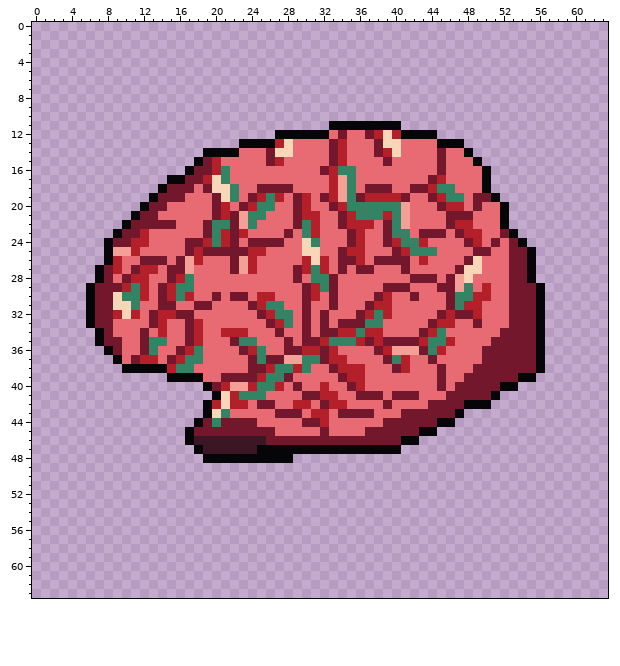
Two versions of one pixel-art file, HealthIndicator/Assets/main.aseprite. Above is the file before it was changed.
64x64 pixels, 1 frame.
After the commit:
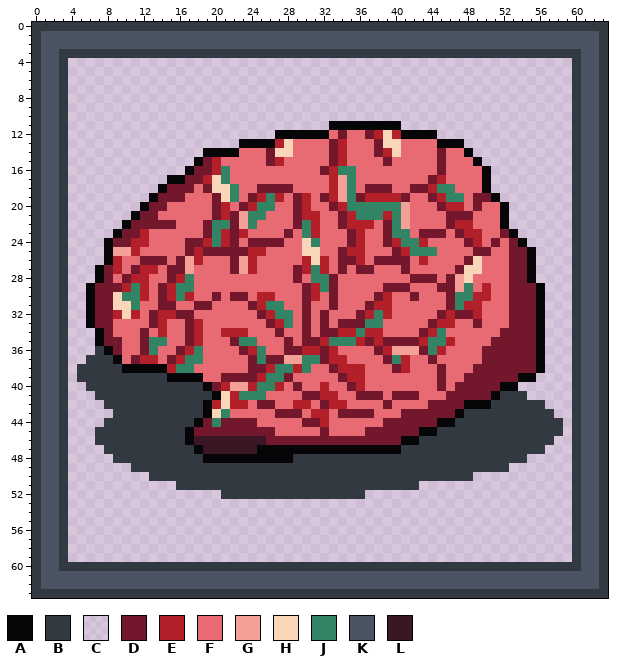
Palette (. is transparent): A #060608  B #333941  C #ffffff55  D #73172d  E #b4202a  F #e86a73  G #f5a097  H #fad6b8  J #328464  K #4a5462  L #3b1725
Difference:
layer "border" now shown
Changed rows in their new state; - is an unchanged pixel.
first column x 0:
 0 BBBBBBBBBBBBBBBBBBBBBBBBBBBBBBBBBBBBBBBBBBBBBBBBBBBBBBBBBBBBBBBB
 1 BKKKKKKKKKKKKKKKKKKKKKKKKKKKKKKKKKKKKKKKKKKKKKKKKKKKKKKKKKKKKKKB
 2 BKKKKKKKKKKKKKKKKKKKKKKKKKKKKKKKKKKKKKKKKKKKKKKKKKKKKKKKKKKKKKKB
 3 BKKBBBBBBBBBBBBBBBBBBBBBBBBBBBBBBBBBBBBBBBBBBBBBBBBBBBBBBBBBBKKB
 4 BKKBCCCCCCCCCCCCCCCCCCCCCCCCCCCCCCCCCCCCCCCCCCCCCCCCCCCCCCCCBKKB
 5 BKKBCCCCCCCCCCCCCCCCCCCCCCCCCCCCCCCCCCCCCCCCCCCCCCCCCCCCCCCCBKKB
 6 BKKBCCCCCCCCCCCCCCCCCCCCCCCCCCCCCCCCCCCCCCCCCCCCCCCCCCCCCCCCBKKB
 7 BKKBCCCCCCCCCCCCCCCCCCCCCCCCCCCCCCCCCCCCCCCCCCCCCCCCCCCCCCCCBKKB
 8 BKKBCCCCCCCCCCCCCCCCCCCCCCCCCCCCCCCCCCCCCCCCCCCCCCCCCCCCCCCCBKKB
 9 BKKBCCCCCCCCCCCCCCCCCCCCCCCCCCCCCCCCCCCCCCCCCCCCCCCCCCCCCCCCBKKB
10 BKKBCCCCCCCCCCCCCCCCCCCCCCCCCCCCCCCCCCCCCCCCCCCCCCCCCCCCCCCCBKKB
11 BKKBCCCCCCCCCCCCCCCCCCCCCCCCCCCCC--------CCCCCCCCCCCCCCCCCCCBKKB
12 BKKBCCCCCCCCCCCCCCCCCCCCCCC------------------CCCCCCCCCCCCCCCBKKB
13 BKKBCCCCCCCCCCCCCCCCCCC-------------------------CCCCCCCCCCCCBKKB
14 BKKBCCCCCCCCCCCCCCC------------------------------CCCCCCCCCCCBKKB
15 BKKBCCCCCCCCCCCCCC--------------------------------CCCCCCCCCCBKKB
16 BKKBCCCCCCCCCCCCC----------------------------------CCCCCCCCCBKKB
17 BKKBCCCCCCCCCCC------------------------------------CCCCCCCCCBKKB
18 BKKBCCCCCCCCCC-------------------------------------CCCCCCCCCBKKB
19 BKKBCCCCCCCCC---------------------------------------CCCCCCCCBKKB
20 BKKBCCCCCCCC-----------------------------------------CCCCCCCBKKB
21 BKKBCCCCCCC------------------------------------------CCCCCCCBKKB
22 BKKBCCCCCC-------------------------------------------CCCCCCCBKKB
23 BKKBCCCCC---------------------------------------------CCCCCCBKKB
24 BKKBCCCC-----------------------------------------------CCCCCBKKB
25 BKKBCCCC------------------------------------------------CCCCBKKB
26 BKKBCCCC------------------------------------------------CCCCBKKB
27 BKKBCCC-------------------------------------------------CCCCBKKB
28 BKKBCCC-------------------------------------------------CCCCBKKB
29 BKKBCC---------------------------------------------------CCCBKKB
30 BKKBCC---------------------------------------------------CCCBKKB
31 BKKBCC---------------------------------------------------CCCBKKB
32 BKKBCC---------------------------------------------------CCCBKKB
33 BKKBCC---------------------------------------------------CCCBKKB
34 BKKBCCC--------------------------------------------------CCCBKKB
35 BKKBCCC--------------------------------------------------CCCBKKB
36 BKKBCCCB-------------------------------------------------CCCBKKB
37 BKKBCCBBB------------------------------------------------CCCBKKB
38 BKKBCBBBBB-----------------------------------------------CCCBKKB
39 BKKBCBBBBBBBBBB-----------------------------------------CCCCBKKB
40 BKKBCCBBBBBBBBBBBBB-----------------------------------CCCCCCBKKB
41 BKKBCCCBBBBBBBBBBBBB--------------------------------BBBCCCCCBKKB
42 BKKBCCCCBBBBBBBBBBB--------------------------------BBBBBBCCCBKKB
43 BKKBCCCCCBBBBBBBBBB-----------------------------BBBBBBBBBBCCBKKB
44 BKKBCCCCBBBBBBBBBB-----------------------------BBBBBBBBBBBBCBKKB
45 BKKBCCCBBBBBBBBBB----------------------------BBBBBBBBBBBBBBCBKKB
46 BKKBCCCBBBBBBBBBB--------------------------BBBBBBBBBBBBBBBCCBKKB
47 BKKBCCCCBBBBBBBBBB-----------------------BBBBBBBBBBBBBBBBCCCBKKB
48 BKKBCCCCCBBBBBBBBBB----------BBBBBBBBBBBBBBBBBBBBBBBBBBCCCCCBKKB
49 BKKBCCCCCCCBBBBBBBBBBBBBBBBBBBBBBBBBBBBBBBBBBBBBBBBBBCCCCCCCBKKB
50 BKKBCCCCCCCCCBBBBBBBBBBBBBBBBBBBBBBBBBBBBBBBBBBBBCCCCCCCCCCCBKKB
51 BKKBCCCCCCCCCCCCBBBBBBBBBBBBBBBBBBBBBBBBBBBCCCCCCCCCCCCCCCCCBKKB
52 BKKBCCCCCCCCCCCCCCCCCBBBBBBBBBBBBBBBBCCCCCCCCCCCCCCCCCCCCCCCBKKB
53 BKKBCCCCCCCCCCCCCCCCCCCCCCCCCCCCCCCCCCCCCCCCCCCCCCCCCCCCCCCCBKKB
54 BKKBCCCCCCCCCCCCCCCCCCCCCCCCCCCCCCCCCCCCCCCCCCCCCCCCCCCCCCCCBKKB
55 BKKBCCCCCCCCCCCCCCCCCCCCCCCCCCCCCCCCCCCCCCCCCCCCCCCCCCCCCCCCBKKB
56 BKKBCCCCCCCCCCCCCCCCCCCCCCCCCCCCCCCCCCCCCCCCCCCCCCCCCCCCCCCCBKKB
57 BKKBCCCCCCCCCCCCCCCCCCCCCCCCCCCCCCCCCCCCCCCCCCCCCCCCCCCCCCCCBKKB
58 BKKBCCCCCCCCCCCCCCCCCCCCCCCCCCCCCCCCCCCCCCCCCCCCCCCCCCCCCCCCBKKB
59 BKKBCCCCCCCCCCCCCCCCCCCCCCCCCCCCCCCCCCCCCCCCCCCCCCCCCCCCCCCCBKKB
60 BKKBBBBBBBBBBBBBBBBBBBBBBBBBBBBBBBBBBBBBBBBBBBBBBBBBBBBBBBBBBKKB
61 BKKKKKKKKKKKKKKKKKKKKKKKKKKKKKKKKKKKKKKKKKKKKKKKKKKKKKKKKKKKKKKB
62 BKKKKKKKKKKKKKKKKKKKKKKKKKKKKKKKKKKKKKKKKKKKKKKKKKKKKKKKKKKKKKKB
63 BBBBBBBBBBBBBBBBBBBBBBBBBBBBBBBBBBBBBBBBBBBBBBBBBBBBBBBBBBBBBBBB
Where, in picture pixels (left, top, right, bottom), the same in both pictures:
added: (32, 22, 608, 598)
